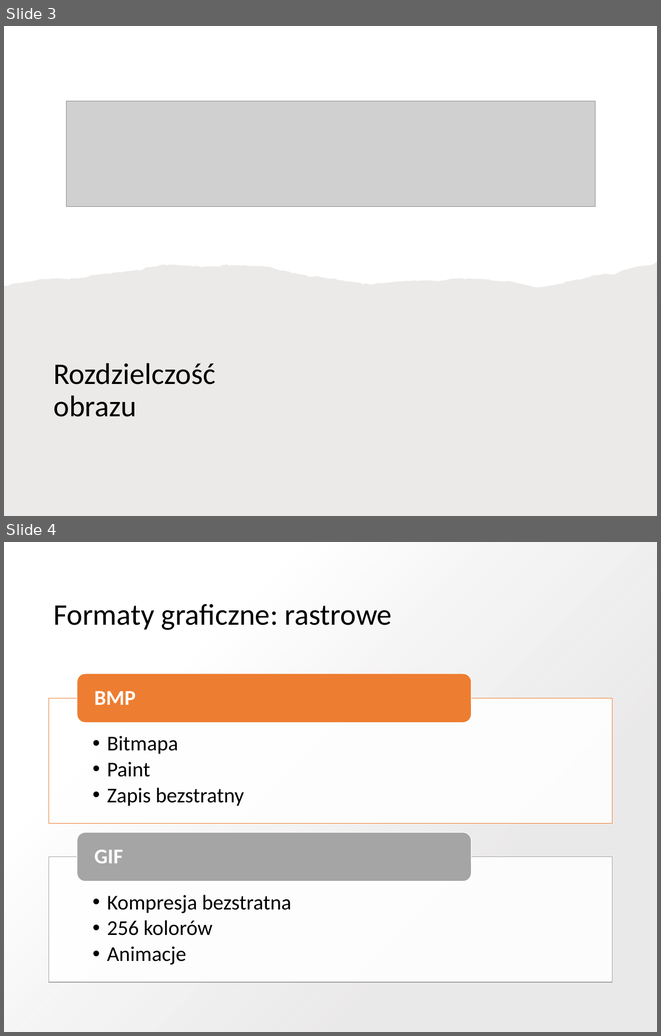
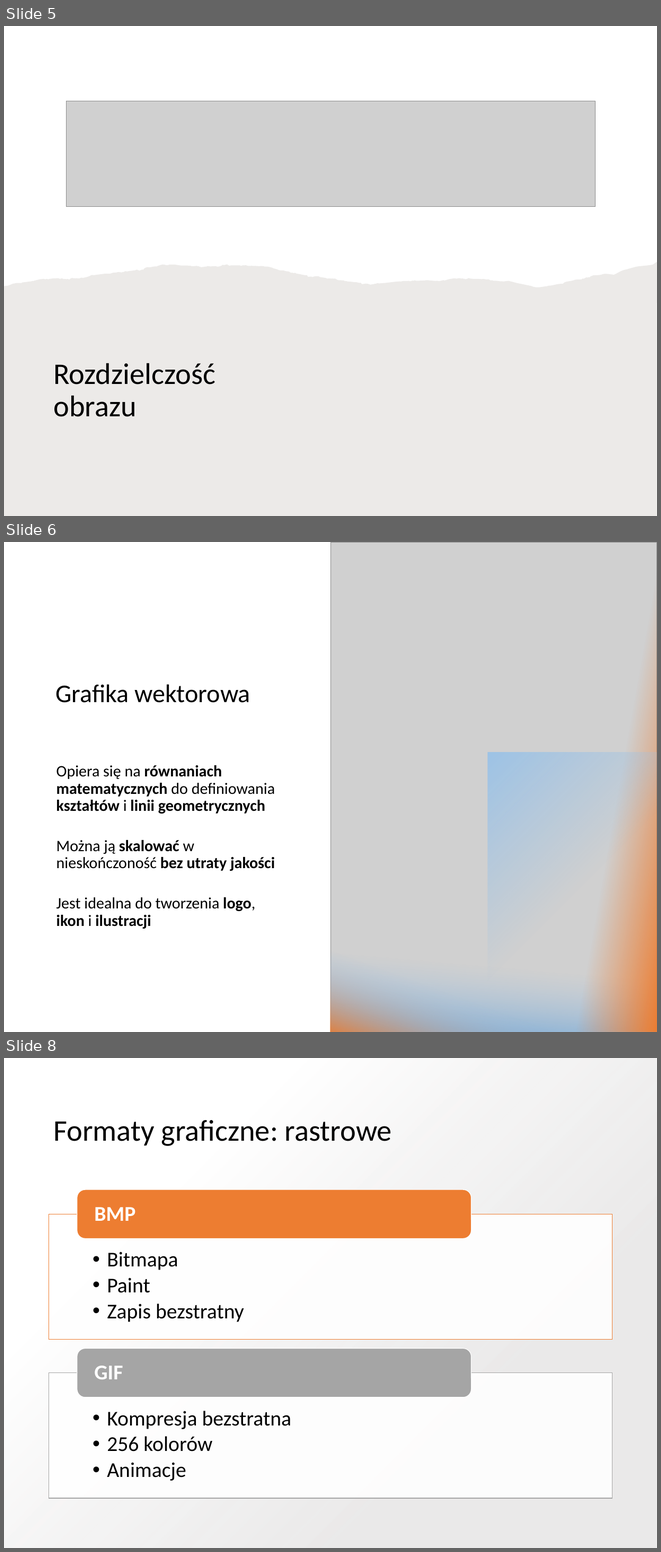
Before and after one commit to blackbat13/cs-lut, a slide deck: Grafika/Grafika rastrowa i wektorowa.pptx. Shown one above the other, each under a label of ours: slides 3 and 4 before the commit, slides 5, 6 and 8 after it; the slides between them are not shown. The pictures are 661x1036 and 661x1552 pixels, drawn with LibreOffice and Linux fonts; fonts in the diff are those of the drawing; grey boxes stand for pictures. Boxes give left, top, right and bottom in pixels: in the first picture for what was removed or moved away, otherwise in the second. Text is boxed around its words. In the diff, an @@ line names an element or a change of style, - is before the commit and + after.

```diff
--- a/Grafika/Grafika rastrowa i wektorowa.pptx
+++ b/Grafika/Grafika rastrowa i wektorowa.pptx
@@ slide 6 added at bbox=[4, 542, 657, 1032], background #FFFFFF @@
@@ picture added at bbox=[330, 542, 657, 1032] @@
@@ rectangle added at bbox=[540, 542, 657, 1032], fill gradient #ED7D31 @@
@@ title added at bbox=[55, 684, 250, 703], 40 pt, text #000000 @@
+Grafika wektorowa
@@ rectangle added at bbox=[487, 752, 657, 1032], fill gradient #9DC3E6 @@
@@ text added at bbox=[56, 765, 275, 928], 25 pt, text #000000, bold @@
+Opiera się na równaniach matematycznych do definiowania kształtów i linii geometrycznych
+Można ją skalować w nieskończoność bez utraty jakości
+Jest idealna do tworzenia logo, ikon i ilustracji
@@ rectangle added at bbox=[330, 920, 657, 1032], fill gradient #5B9BD5 to #9DC3E6 @@
@@ rectangle added at bbox=[330, 935, 657, 1032], fill gradient #ED7D31 to #9DC3E6 @@
@@ what was slide 3 is now slide 5 @@
@@ what was slide 4 is now slide 8 @@
```
Also in this commit, not shown: 1 slide changed, 4 other slides added, 1 other file.
